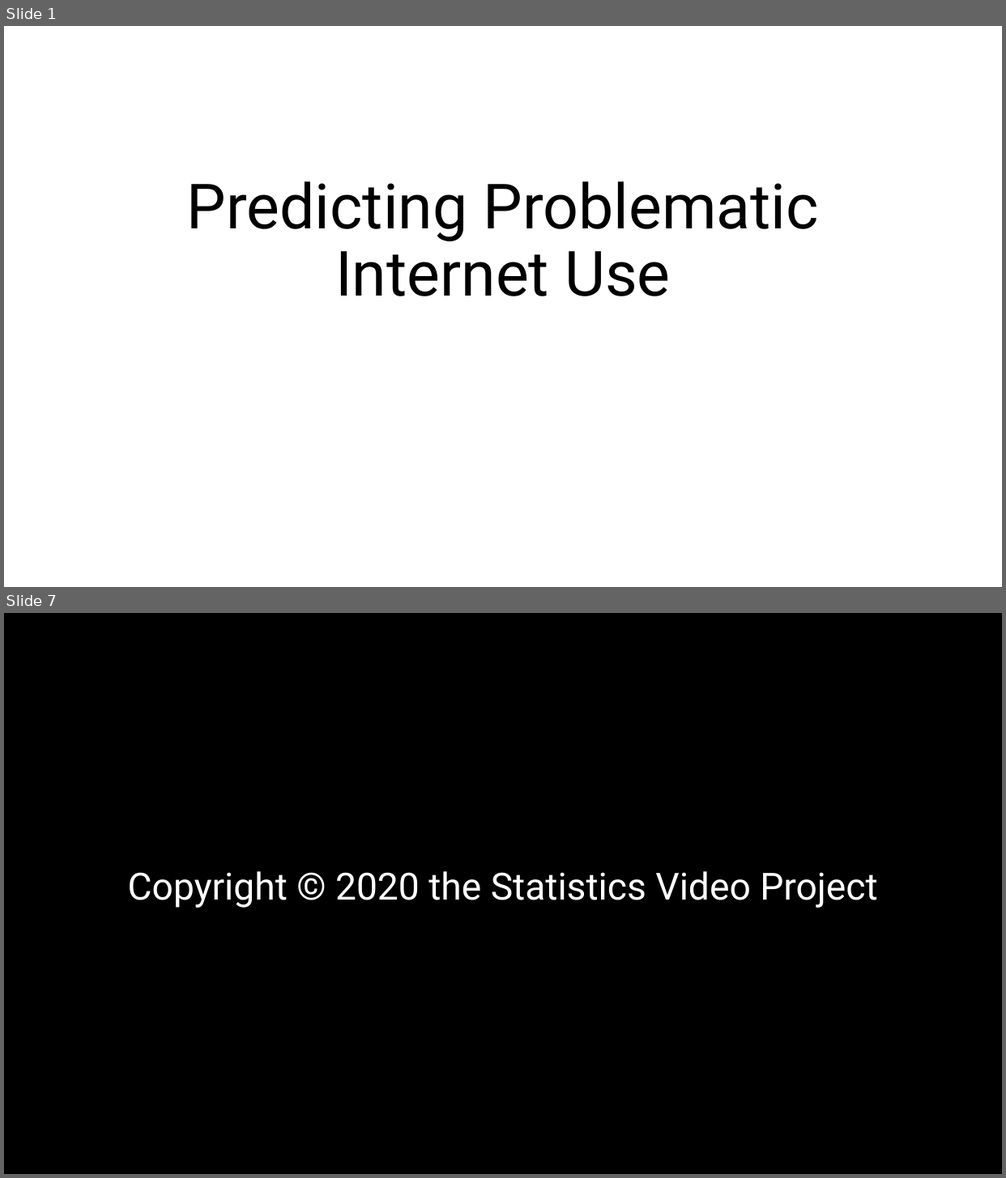
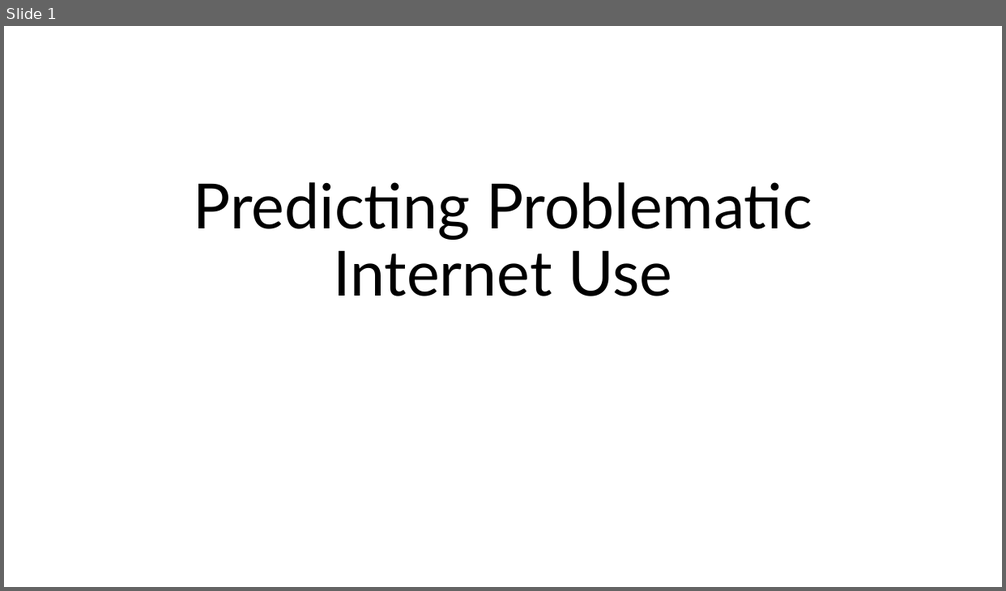
Before and after one commit to aarondweinberg/CMI_problematic_internet_use, a slide deck: Presentation/Problematic Internet Use Video.pptx. Shown one above the other, each under a label of ours: slides 1 and 7 before the commit, slide 1 after it; the slides between them are not shown. The pictures are 1006x1178 and 1006x591 pixels, drawn with LibreOffice and Linux fonts; fonts in the diff are those of the drawing. Boxes give left, top, right and bottom in pixels: in the first picture for what was removed or moved away, otherwise in the second. Text is boxed around its words. In the diff, an @@ line names an element or a change of style, - is before the commit and + after.

```diff
--- a/Presentation/Problematic Internet Use Video.pptx
+++ b/Presentation/Problematic Internet Use Video.pptx
@@ slide 7 removed at <box>4,613,1002,1174</box>, background #000000 @@
@@ text removed at <box>128,871,877,908</box> @@
-Copyright © 2020 the Statistics Video Project
@@ slide 1 changed as well @@
@@ title "Predicting Problematic Internet Use" at <box>194,182,812,297</box>: font Roboto to Lato @@
```
Also in this commit, not shown: 1 slide added, 5 other slides removed.
